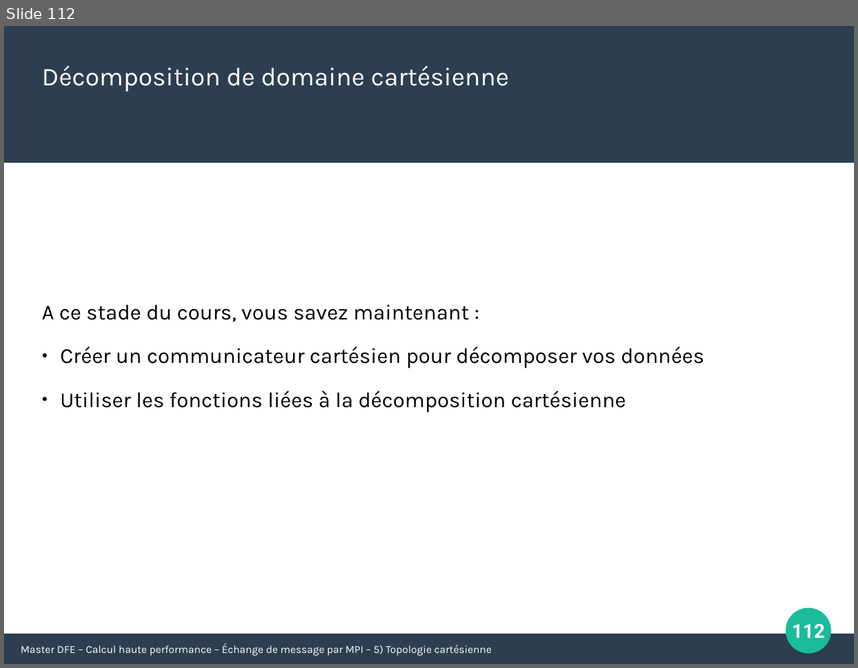
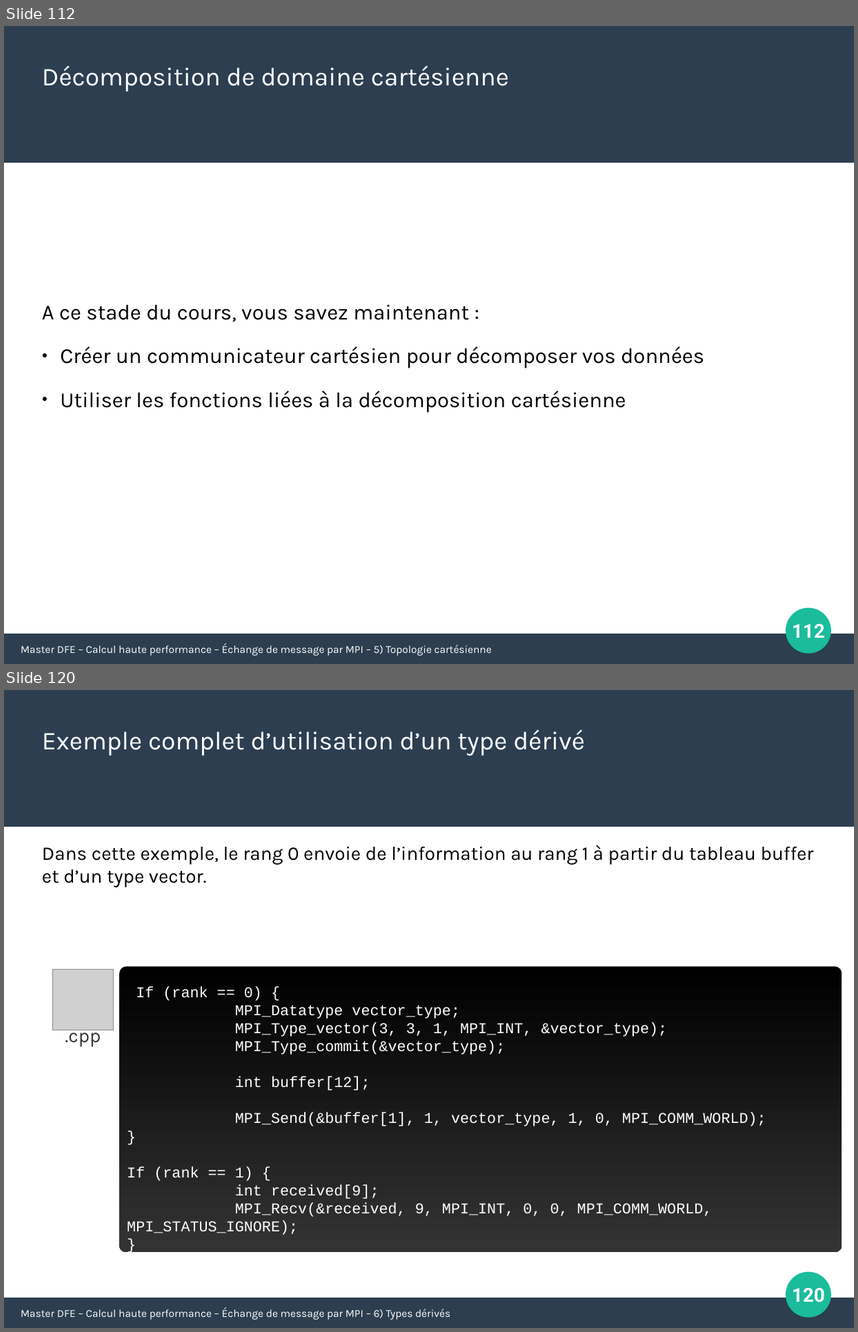
Before and after one commit to Maison-de-la-Simulation/HPC-DFE-Paris-Saclay, a slide deck: support/MPI.odp. Shown one above the other, each under a label of ours: slide 112 before the commit, slides 112 and 120 after it; the slides between them are not shown. The pictures are 858x668 and 858x1332 pixels, drawn with LibreOffice and Linux fonts; fonts in the diff are those of the drawing; grey boxes stand for pictures. Boxes give left, top, right and bottom in pixels: in the first picture for what was removed or moved away, otherwise in the second. Text is boxed around its words. In the diff, an @@ line names an element or a change of style, - is before the commit and + after.

```diff
--- a/support/MPI.odp
+++ b/support/MPI.odp
@@ slide 120 added at (4,690,854,1328), background #FFFFFF; not listed: 3 template elements that a slide beside it also shows @@
@@ text added at (42,729,585,756), 24 pt, text #FFFFFF @@
+Exemple complet d’utilisation d’un type dérivé
@@ text added at (42,845,814,887), 18 pt, text #000000 @@
+Dans cette exemple, le rang 0 envoie de l’information au rang 1 à partir du tableau buffer et d’un type vector.
@@ picture added at (52,969,114,1030) @@
@@ rounded rectangle added at (120,966,842,1252), fill gradient #000000 to #333333 @@
@@ text added at (127,986,766,1234), 14 pt, text #FFFFFF @@
+If (rank == 0) {
+MPI_Datatype vector_type;
+MPI_Type_vector(3, 3, 1, MPI_INT, &vector_type);
+MPI_Type_commit(&vector_type);
+int buffer[12];
+MPI_Send(&buffer[1], 1, vector_type, 1, 0, MPI_COMM_WORLD);
+}
+If (rank == 1) {
+int received[9];
+MPI_Recv(&received, 9, MPI_INT, 0, 0, MPI_COMM_WORLD, MPI_STATUS_IGNORE);
+}
@@ text added at (65,1029,101,1046), 18 pt, text #333333 @@
+.cpp
@@ page number added at (792,1288,825,1302), 18 pt, text #FFFFFF, bold @@
+120
@@ text added at (21,1308,450,1319), 10 pt, text #FFFFFF @@
+Master DFE – Calcul haute performance – Échange de message par MPI – 6) Types dérivés
```
Also in this commit, not shown: 8 other slides added, 2 other files.
